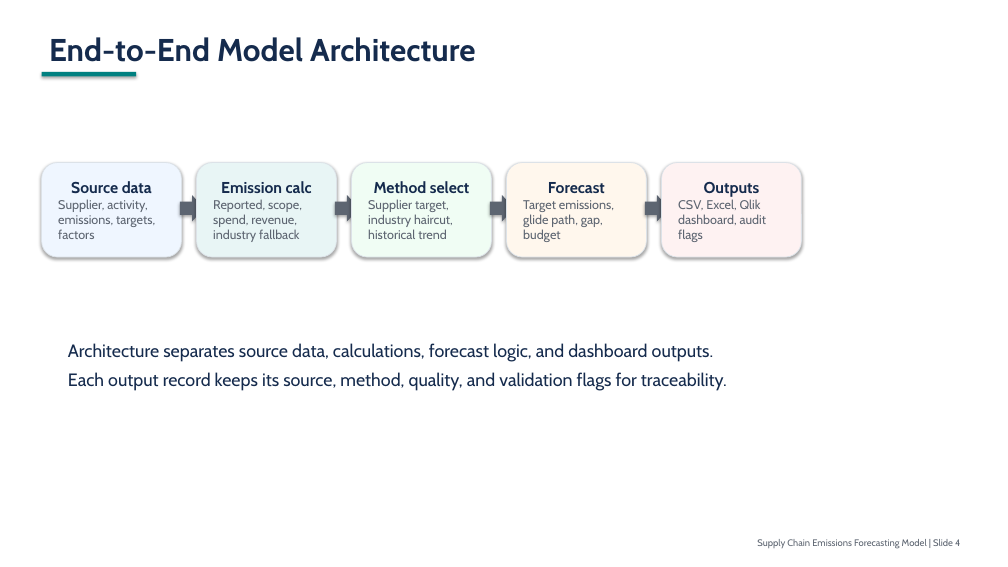
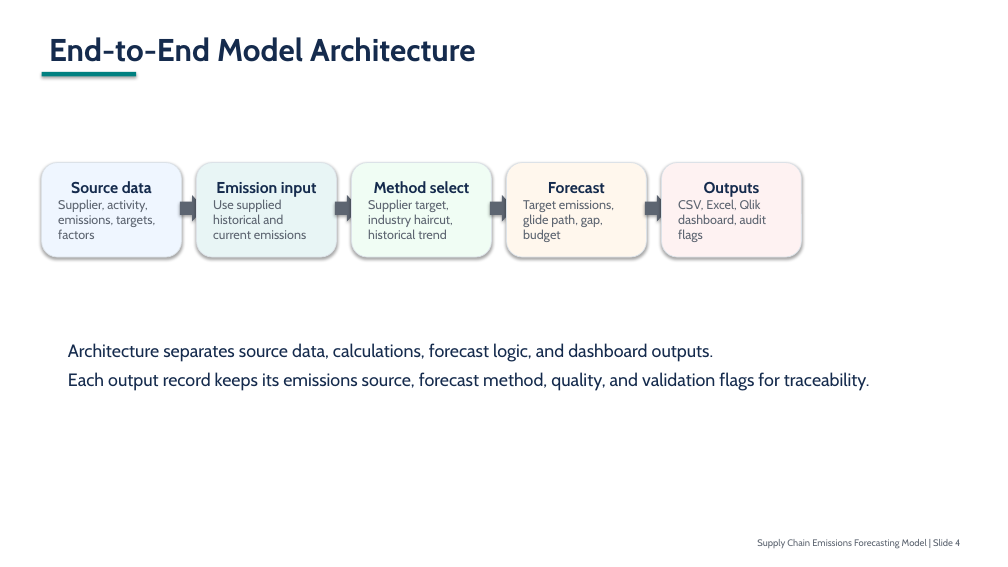
Before and after one commit to rojaraod/FORECAST, a slide deck: slide 4 of docs/supply_chain_emissions_forecasting_20_slide_deck.pptx. Drawn at 1008x567 pixels with LibreOffice and Linux fonts; fonts in the diff are those of the drawing. Boxes give left, top, right and bottom in pixels: in the first picture for what was removed or moved away, otherwise in the second. Text is boxed around its words. In the diff, an @@ line names an element or a change of style, - is before the commit and + after.

```diff
--- a/docs/supply_chain_emissions_forecasting_20_slide_deck.pptx
+++ b/docs/supply_chain_emissions_forecasting_20_slide_deck.pptx
@@ text in rounded rectangle at (213, 182, 317, 239): text changed @@
-Emission calc
-Reported, scope, spend, revenue, industry fallback
+Emission input
+Use supplied historical and current emissions
@@ text at (68, 372, 870, 391): text changed @@
-Each output record keeps its source, method, quality, and validation flags for traceability.
+Each output record keeps its emissions source, forecast method, quality, and validation flags for traceability.
```
Also in this commit, not shown: 13 other slides changed, 10 other files.
